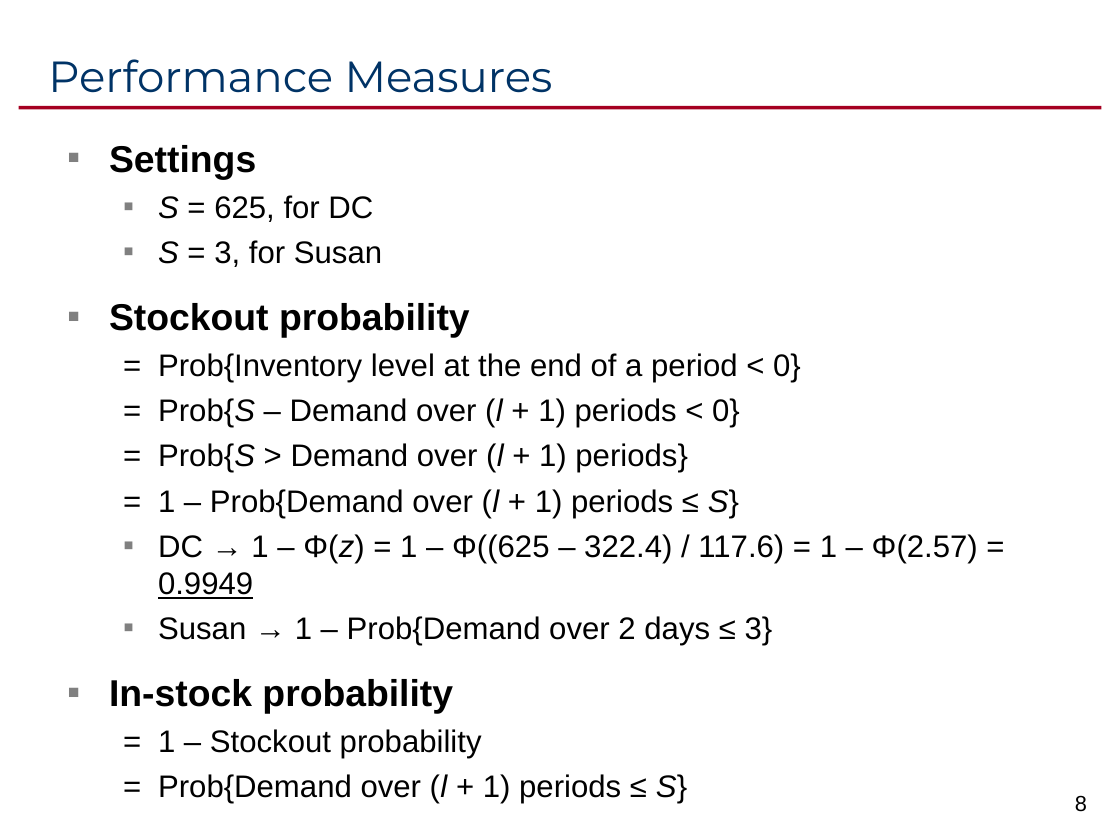
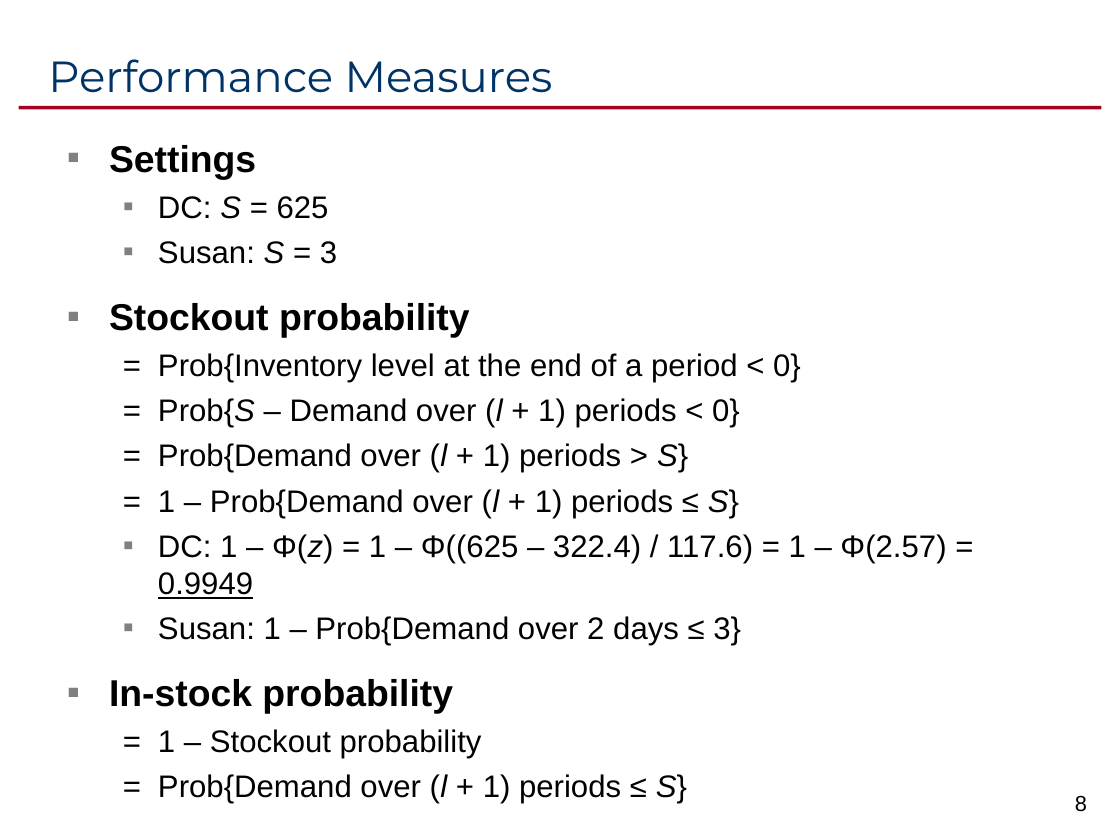
Before and after one commit to ikelab/courses, a slide deck: slide 8 of pm2016/c14.ppt. Drawn at 1120x840 pixels with LibreOffice and Linux fonts; fonts in the diff are those of the drawing. Boxes give left, top, right and bottom in pixels: in the first picture for what was removed or moved away, otherwise in the second. Text is boxed around its words. In the diff, an @@ line names an element or a change of style, - is before the commit and + after.

```diff
--- a/pm2016/c14.ppt
+++ b/pm2016/c14.ppt
@@ text at <box>158,196,337,264</box>: text changed @@
-  ▪ S = 625, for DC
-  ▪ S = 3, for Susan
+  ▪ DC: S = 625
+  ▪ Susan: S = 3
@@ text at <box>158,443,688,473</box>: text changed @@
-  = Prob{S > Demand over (l + 1) periods}
+  = Prob{Demand over (l + 1) periods > S}
@@ text at <box>158,534,946,645</box>: text changed @@
-  ▪ DC → 1 – Φ(z) = 1 – Φ((625 – 322.4) / 117.6) = 1 – Φ(2.57) = 0.9949
-  ▪ Susan → 1 – Prob{Demand over 2 days ≤ 3}
+  ▪ DC: 1 – Φ(z) = 1 – Φ((625 – 322.4) / 117.6) = 1 – Φ(2.57) = 0.9949
+  ▪ Susan: 1 – Prob{Demand over 2 days ≤ 3}
```
Also in this commit, not shown: 4 other slides changed, 10 slides added.
